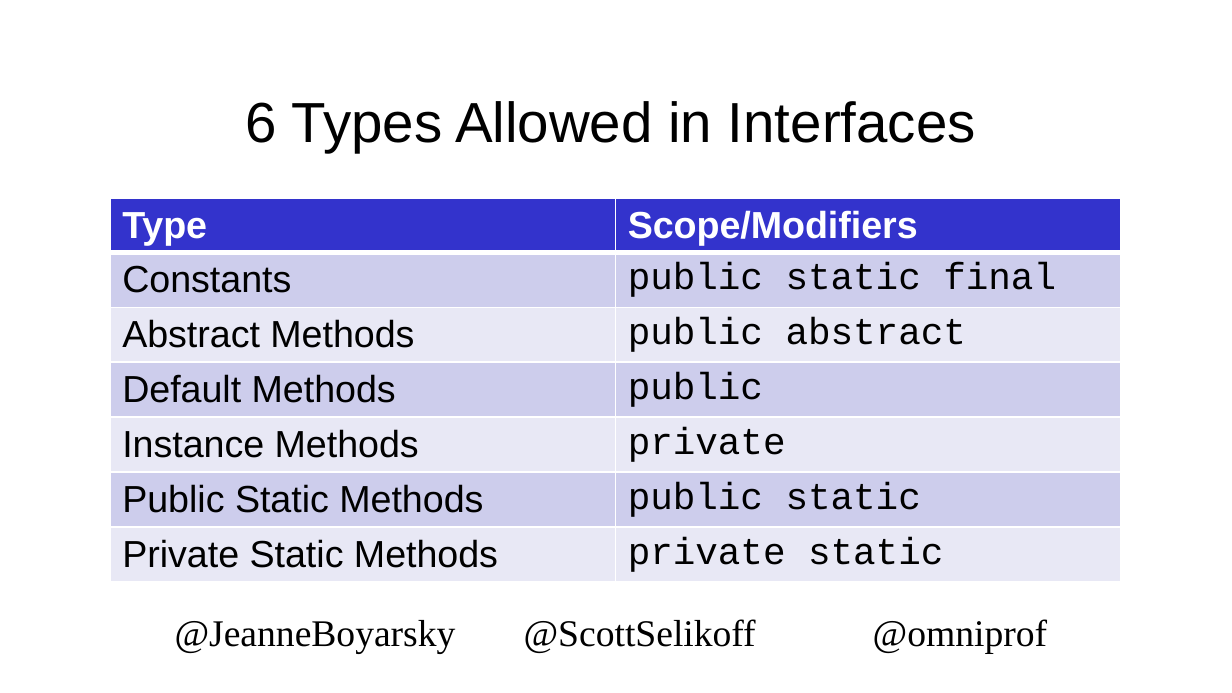
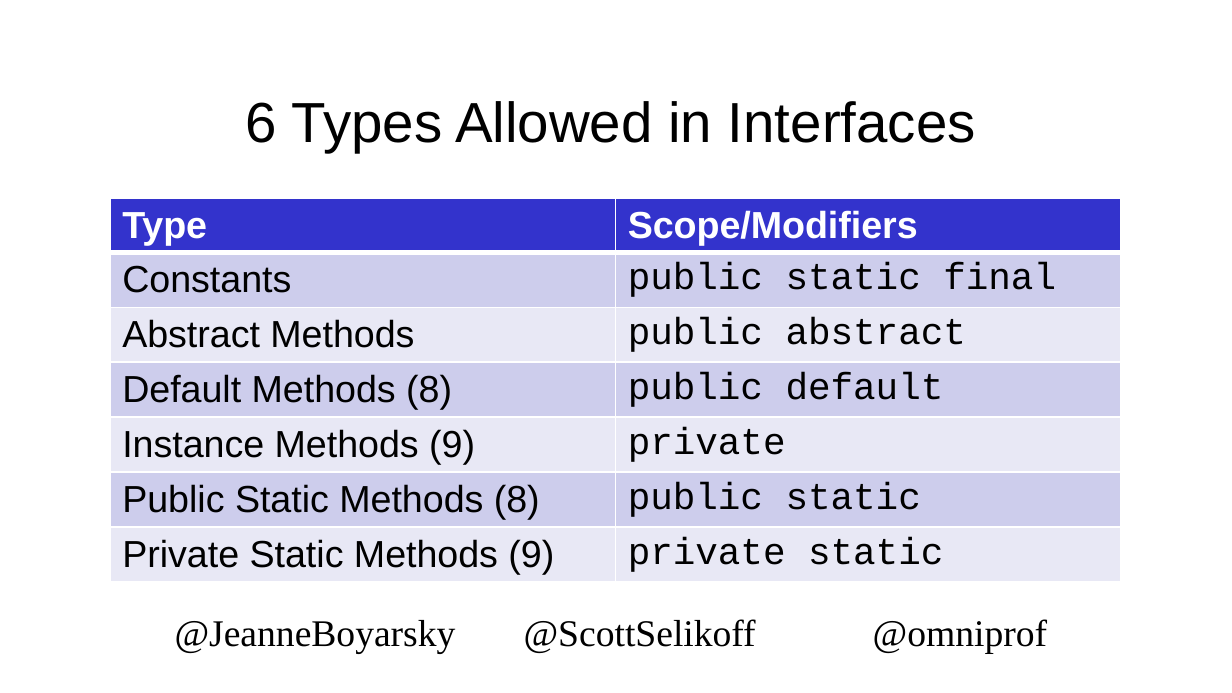
Before and after one commit to boyarsky/2019-oraclecodeone-cert-hol, a slide deck: slide 30 of 2019-OracleCodeOne-HOL.pptx. Drawn at 1232x693 pixels with LibreOffice and Linux fonts; fonts in the diff are those of the drawing; background and template pictures are left out. Boxes give left, top, right and bottom in pixels: in the first picture for what was removed or moved away, otherwise in the second. Text is boxed around its words. In the diff, an @@ line names an element or a change of style, - is before the commit and + after.

Commit message:
Updated

```diff
--- a/2019-OracleCodeOne-HOL.pptx
+++ b/2019-OracleCodeOne-HOL.pptx
@@ table at <box>110,198,1120,601</box> @@
-row 4, column 1: Default Methods
+row 4, column 1: Default Methods (8)
-row 4, column 2: public
+row 4, column 2: public default
-row 5, column 1: Instance Methods
+row 5, column 1: Instance Methods (9)
-row 6, column 1: Public Static Methods
+row 6, column 1: Public Static Methods (8)
-row 7, column 1: Private Static Methods
+row 7, column 1: Private Static Methods (9)
```
Also in this commit, not shown: 2 other slides changed.
